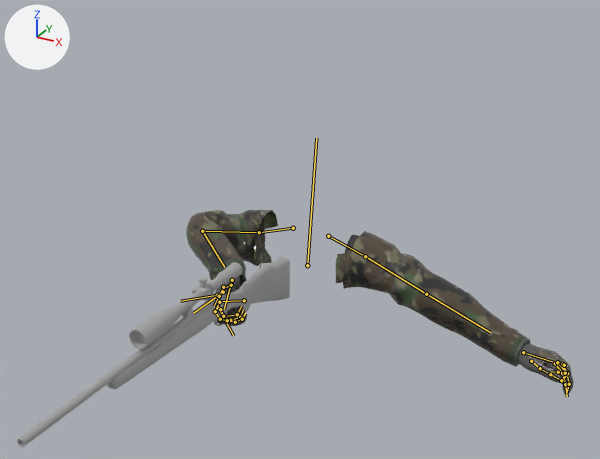
What one commit did to the FBX model Assets/Animation/FPS/Arms/Rifle_Arms.fbx.
Camera for both pictures: a 50 mm lens placed at (1.22, -2.24, 1.18), pointed at (0.08, -0.17, 0.14). Arrows for +X, +Y and +Z are at upper left; the lights stay in place. Both versions are drawn at frame 46 of the action 'Switch'; the numbers are the values there. The bones that bend it are drawn over the model as lines.

Objects in the first picture: 'Gloves', 'M40A3 Rifle', 'Tops'.
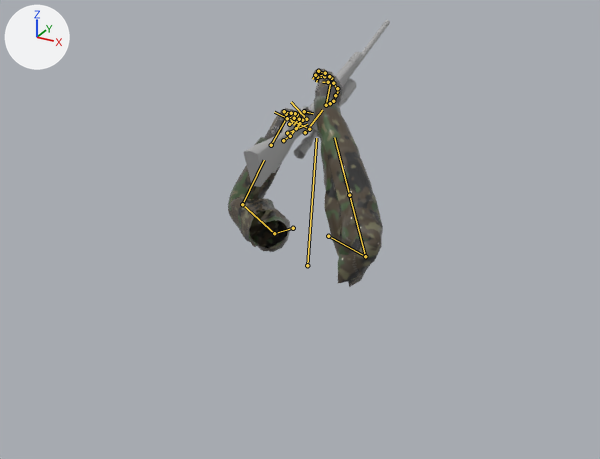
Changed parts and their boxes [x1, y1, x2, y2] in the pictures (600 x 459 px):
```json
{"object": "Tops", "change": "posed", "before": [186, 210, 530, 367], "after": [228, 96, 383, 287], "on screen": "55% narrower, 22% taller"}
{"object": "M40A3 Rifle", "change": "posed", "before": [17, 257, 290, 447], "after": [244, 20, 390, 187], "on screen": "46% narrower, 12% shorter"}
{"object": "Gloves", "change": "posed", "before": [215, 275, 574, 395], "after": [264, 68, 343, 140]}
{"bone": "mixamorig:LeftArm", "before": "(365, 256) to (426, 294)", "after": "(365, 256) to (349, 195)"}
{"bone": "mixamorig:RightShoulder", "before": "(293, 228) to (259, 232)", "after": "(293, 228) to (274, 233)"}
{"bone": "mixamorig:RightArm", "before": "(259, 232) to (202, 231)", "after": "(274, 233) to (242, 204)"}
{"bone": "mixamorig:RightForeArm", "before": "(202, 231) to (224, 267)", "after": "(242, 204) to (264, 160)"}
{"bone": "mixamorig:RightHand", "before": "(232, 280) to (224, 309)", "after": "(271, 145) to (285, 119)"}
{"bone": "mixamorig:LeftHand", "before": "(523, 352) to (556, 363)", "after": "(326, 105) to (330, 82)"}
{"bone": "Stock", "before": "(244, 300) to (218, 301)", "after": "(287, 133) to (307, 124)"}
```

Scene script edits in JSON lines:
```json
{"block": "bone_mixamorig_leftarm", "where": "bone_mixamorig_leftarm = bpy.data.objects['Armature'].pose.bones['mixamorig:LeftArm']  # child of 'mixamorig:LeftShoulder'"}
{"op": "set", "path": "bone_mixamorig_leftarm.rotation_quaternion", "old": "(0.988, 0.15, 0.014, -0.019)", "new": "(0.334, -0.122, 0.332, -0.874)", "note": "degrees (17, 2, -2) -> degrees (-41, 1, -138)"}
{"block": "bone_mixamorig_rightshoulder", "where": "bone_mixamorig_rightshoulder = bpy.data.objects['Armature'].pose.bones['mixamorig:RightShoulder']  # child of 'mixamorig:Spine2'"}
{"op": "set", "path": "bone_mixamorig_rightshoulder.rotation_quaternion", "old": "(1.0, 0.0, 0.0, 0.0)", "new": "(0.474, -0.17, 0.845, 0.18)", "note": "degrees (0, 0, 0) -> degrees (-16, 120, 13)"}
{"block": "bone_mixamorig_rightarm", "where": "bone_mixamorig_rightarm = bpy.data.objects['Armature'].pose.bones['mixamorig:RightArm']  # child of 'mixamorig:RightShoulder'"}
{"op": "set", "path": "bone_mixamorig_rightarm.rotation_quaternion", "old": "(0.79, 0.029, 0.217, -0.573)", "new": "(0.865, 0.334, 0.327, -0.181)", "note": "degrees (-13, 22, -74) -> degrees (39, 43, -7)"}
{"block": "bone_mixamorig_rightforearm", "where": "bone_mixamorig_rightforearm = bpy.data.objects['Armature'].pose.bones['mixamorig:RightForeArm']  # child of 'mixamorig:RightArm'"}
{"op": "set", "path": "bone_mixamorig_rightforearm.rotation_quaternion", "old": "(0.73, 0.561, 0.236, -0.31)", "new": "(0.54, 0.767, 0.134, -0.318)", "note": "degrees (69, 44, -15) -> degrees (106, 39, -10)"}
{"block": "bone_mixamorig_righthand", "where": "bone_mixamorig_righthand = bpy.data.objects['Armature'].pose.bones['mixamorig:RightHand']  # child of 'mixamorig:Spine2'"}
{"op": "set", "path": "bone_mixamorig_righthand.location", "old": "(40.2, -68.9, 5.3)", "new": "(-10.3, -53.8, -27.8)"}
{"op": "set", "path": "bone_mixamorig_righthand.rotation_quaternion", "old": "(0.572, 0.7, 0.271, -0.331)", "new": "(-0.177, -0.175, 0.563, -0.788)", "note": "degrees (102, 51, 0) -> degrees (110, -152, -5)"}
{"block": "bone_mixamorig_lefthand", "where": "bone_mixamorig_lefthand = bpy.data.objects['Armature'].pose.bones['mixamorig:LeftHand']  # child of 'mixamorig:Spine2'"}
{"op": "set", "path": "bone_mixamorig_lefthand.location", "old": "(6.1, 1.7, 20.0)", "new": "(33.7, -88.6, -39.0)"}
{"op": "set", "path": "bone_mixamorig_lefthand.rotation_quaternion", "old": "(0.979, 0.01, -0.201, 0.014)", "new": "(-0.396, -0.097, -0.478, 0.778)", "note": "degrees (1, -23, 1) -> degrees (-52, 32, -142)"}
{"block": "bone_stock", "where": "bone_stock = bpy.data.objects['Armature.001'].pose.bones['Stock']"}
{"op": "set", "path": "bone_stock.location", "old": "(0.0, -0.284, -0.1263)", "new": "(-0.175, -0.6741, -0.6785)"}
{"op": "set", "path": "bone_stock.rotation_quaternion", "old": "(1.0, 0.0, 0.0, 0.0)", "new": "(0.189, -0.982, 0.0, 0.0)", "note": "degrees (0, 0, 0) -> degrees (-158, 0, 0)"}
```
